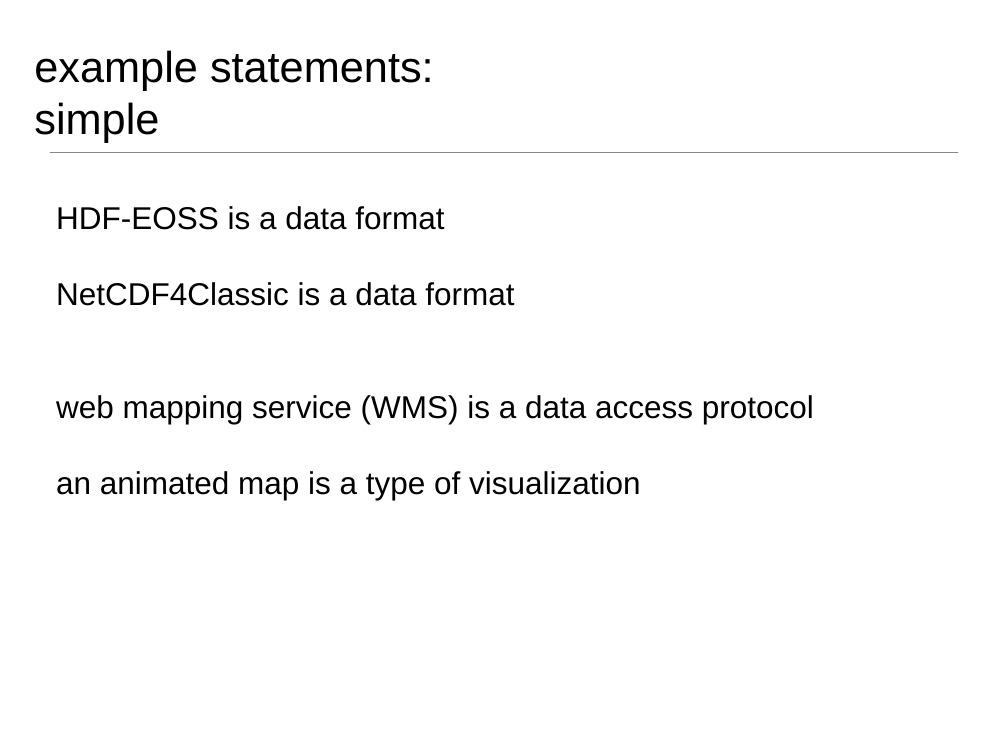
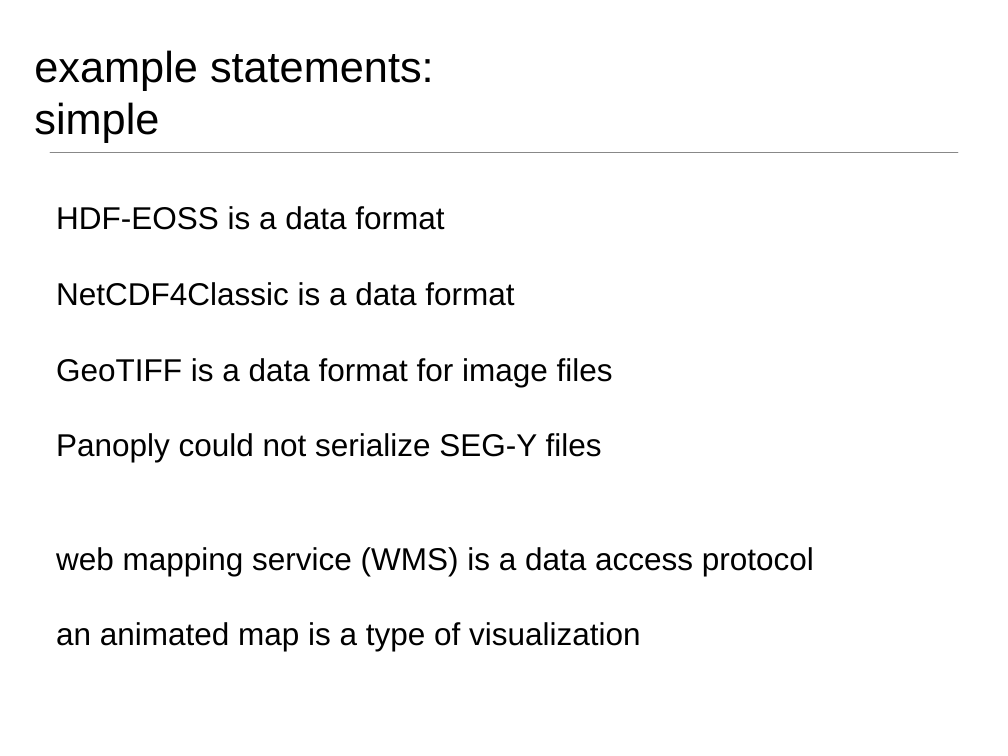
Before and after one commit to ESIPFed/toolmatch-ontology, a slide deck: slide 12 of 2016ESIPSprint/ToolMatch_Sprint_ESIPSummer2016_v2.pptx (slide 11 before the commit). Drawn at 1008x756 pixels with LibreOffice and Linux fonts; fonts in the diff are those of the drawing; background and template pictures are left out. Boxes give left, top, right and bottom in pixels: in the first picture for what was removed or moved away, otherwise in the second. Text is boxed around its words. In the diff, an @@ line names an element or a change of style, - is before the commit and + after.

```diff
--- a/2016ESIPSprint/ToolMatch_Sprint_ESIPSummer2016_v2.pptx
+++ b/2016ESIPSprint/ToolMatch_Sprint_ESIPSummer2016_v2.pptx
@@ text at [56,358,613,462]: paragraphs added @@
+GeoTIFF is a data format for image files
+Panoply could not serialize SEG-Y files
```
Also in this commit, not shown: 6 other slides changed, 4 slides removed.
